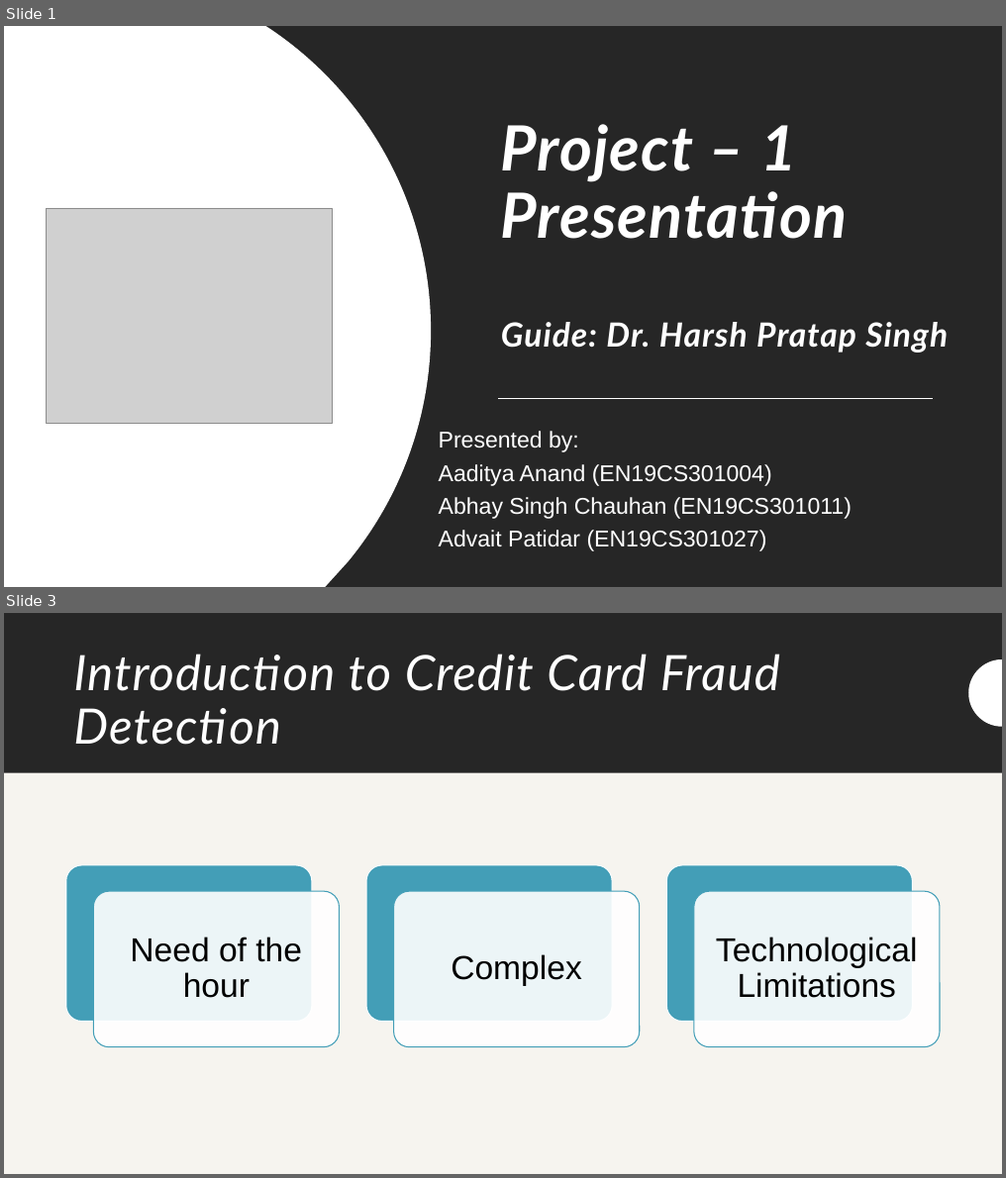
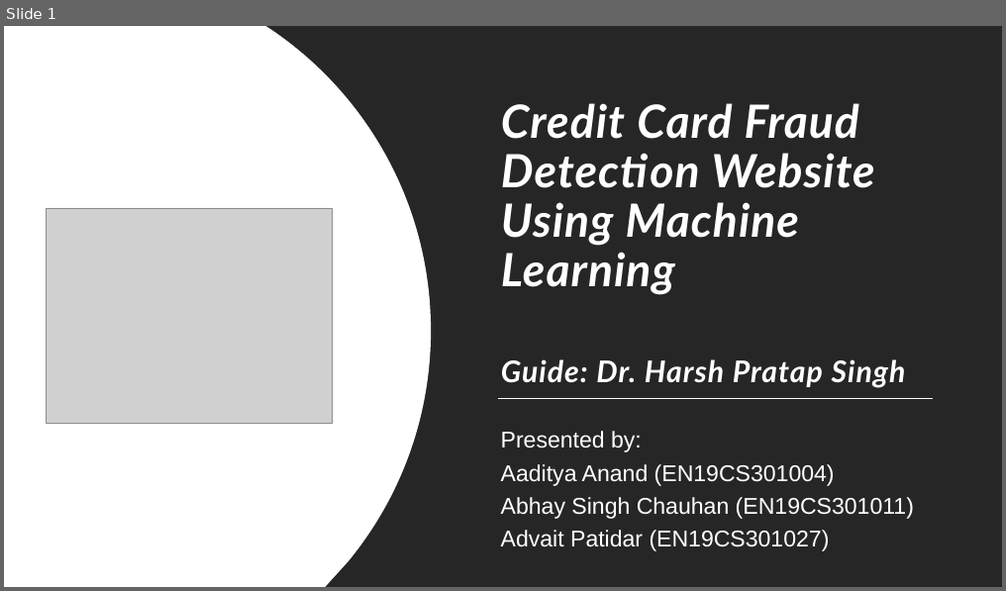
Before and after one commit to arcaneAB/fraud-detection-project, a slide deck: documentations/Project Presentation.pptx. Shown one above the other, each under a label of ours: slides 1 and 3 before the commit, slide 1 after it; the slides between them are not shown. The pictures are 1006x1178 and 1006x591 pixels, drawn with LibreOffice and Linux fonts; fonts in the diff are those of the drawing; grey boxes stand for pictures. Boxes give left, top, right and bottom in pixels: in the first picture for what was removed or moved away, otherwise in the second. Text is boxed around its words. In the diff, an @@ line names an element or a change of style, - is before the commit and + after.

```diff
--- a/documentations/Project Presentation.pptx
+++ b/documentations/Project Presentation.pptx
@@ slide 3 removed at (x1=4, y1=613, x2=1002, y2=1174), background #F6F4EF @@
@@ rectangle removed at (x1=4, y1=613, x2=1002, y2=1174) @@
@@ rectangle removed at (x1=4, y1=613, x2=1002, y2=773) @@
@@ title removed at (x1=73, y1=654, x2=780, y2=745) @@
-Introduction to Credit Card Fraud Detection
@@ freeform shape removed at (x1=969, y1=660, x2=1002, y2=727) @@
@@ group removed at (x1=66, y1=865, x2=940, y2=1048): 6 rounded rectangles, 3 texts @@
-Need of the hour
-Complex
-Technological Limitations
@@ freeform shape removed at (x1=969, y1=1086, x2=1002, y2=1154) @@
@@ slide 1 changed as well @@
@@ title at (x1=501, y1=103, x2=906, y2=388): text changed; size 32 to 44.1 pt @@
-Project – 1
-Presentation
-Guide: Dr. Harsh Pratap Singh
+Credit Card Fraud Detection Website Using Machine
+Learning
+Guide: Dr. Harsh Pratap Singh
@@ subtitle "Presented by:" moved from (x1=439, y1=431, x2=851, y2=552) to (x1=501, y1=431, x2=914, y2=552) @@
```
Also in this commit, not shown: 4 other slides changed, 16 slides added, 7 other slides removed.
